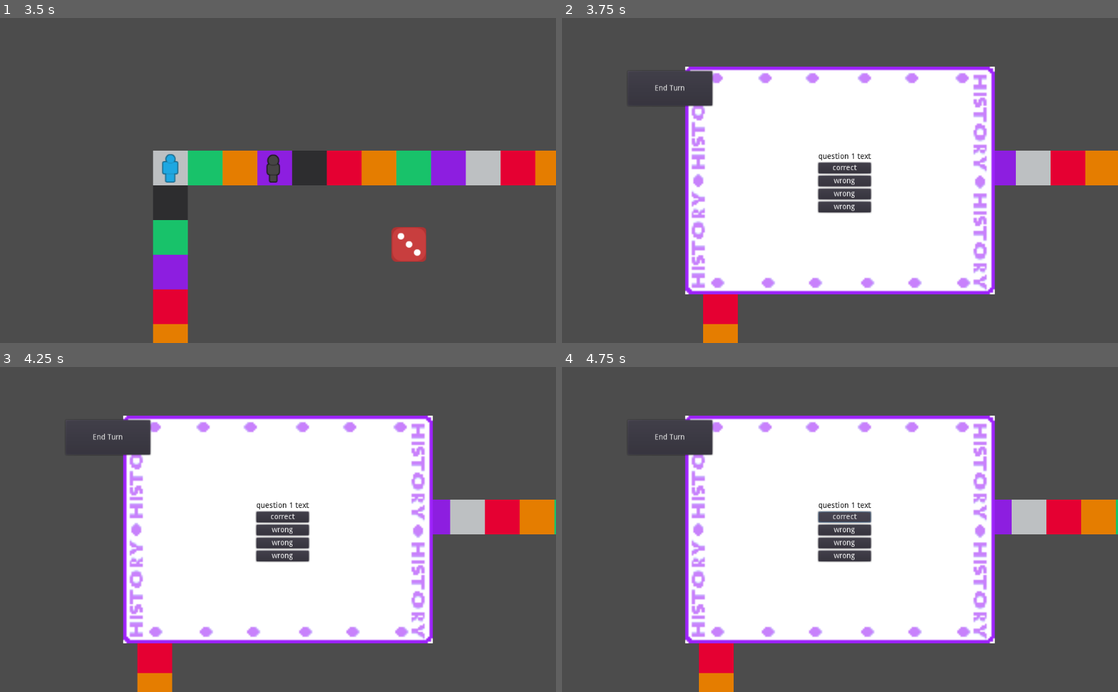
Above: before the commit, frames 1-4 (two rows, left to right).
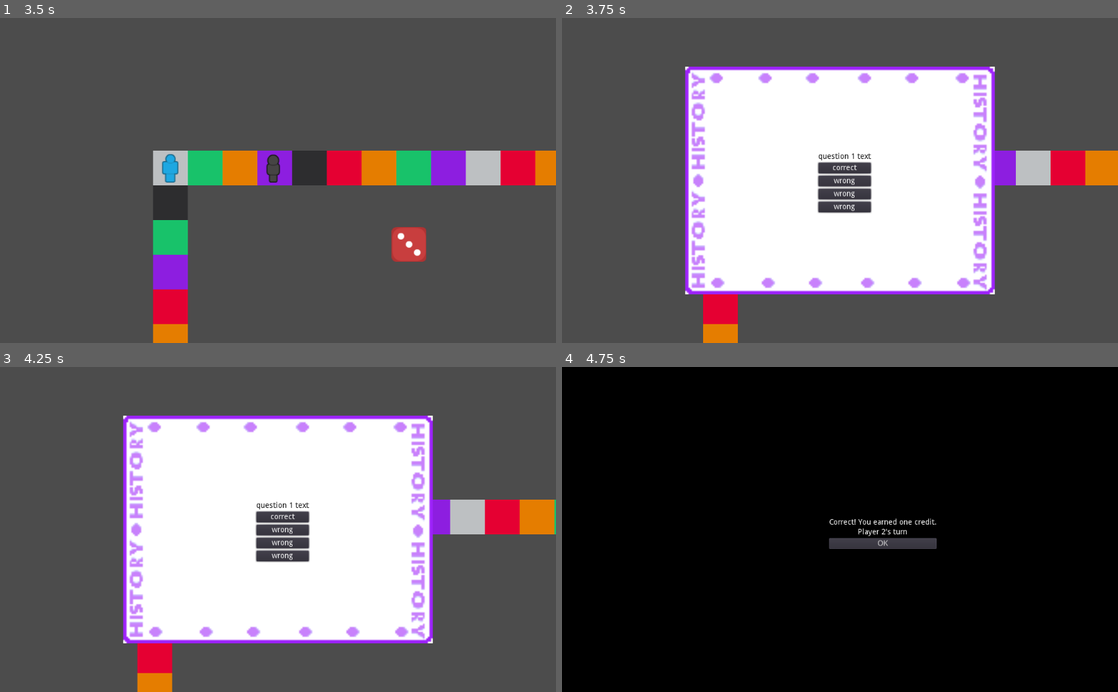
Above: after the commit, the same moments.

Repository: 44351-w21/protech-writing-game-chaotic-good-studios
Game: Godot game, scene res://Game.tscn
Same seed, same stepped clock (60 frames per second), same inputs: the game is played once before the commit and once after it.
Inputs:
- Up to frame 1 (3.5 s): click "Start Game" at 0.5 s; click "Let's Go" at 1.25 s; click "Roll the Die" at 2 s
- Up to frame 2 (3.75 s): no input
- Up to frame 3 (4.25 s): no input
- Up to frame 4 (4.75 s): click "correct" at 4.25 s

Frame 1 is identical in both runs. In frame 2, 0.6% of the frame differs, in the area x 16-28%, y 16-28%; in frame 3, 0.6%; in frame 4, 100%, in the area x 0-100%, y 0-100%.

Commit message:
Win Con + Trivia done!

Diff:
--- a/Game.gd
+++ b/Game.gd
@@ -129,19 +129,15 @@
 		if cardColor == "green":
 			emit_signal("scienceCard")
 			emit_signal("science")
-			$CanvasLayer/EndTurn.show()
 		if cardColor == "orange":
 			emit_signal("mathCard")
 			emit_signal("math")
-			$CanvasLayer/EndTurn.show()
 		if cardColor == "red":
 			emit_signal("englishCard")
 			emit_signal("english")
-			$CanvasLayer/EndTurn.show()
 		if cardColor == "purple":
 			emit_signal("historyCard")
 			emit_signal("history")
-			$CanvasLayer/EndTurn.show()
 
 
 func scienceCard():
@@ -245,9 +241,41 @@
 	$CanvasLayer/GoButton.show()
 
 
-# func _earn_Credits():
-	#if question == True:
-	#	currentPlayerScore += 1
-#func _win_condition():
-#	if credits > 7:
-#		currentPlayer gameOver
+func _on_Trivia_correct():
+	GameState.currentPlayer.addScore()
+	if GameState.currentPlayer.checkScore() > 7:
+		$DieCard/Card/MathCard.hide()
+		$DieCard/Card/EnglishCard.hide()
+		$DieCard/Card/ScienceCard.hide()
+		$DieCard/Card/HistoryCard.hide()
+		$DieCard/Card/Trivia.hide()
+		$CanvasLayer/TurnSwitch/BoxLayout/LostTurn.text = "Game Over!"
+		$CanvasLayer/TurnSwitch/BoxLayout/Label.text = nextplayer[currentPlayerNum]+" is the winner!"
+		$CanvasLayer/TurnSwitch.visible = true
+		$CanvasLayer/TurnSwitch/BoxLayout/SwitchTurnBtn.hide()
+	else:
+		$DieCard/Card/MathCard.hide()
+		$DieCard/Card/EnglishCard.hide()
+		$DieCard/Card/ScienceCard.hide()
+		$DieCard/Card/HistoryCard.hide()
+		$DieCard/Card/Trivia.hide()
+		currentPlayerNum += 1
+		currentPlayerNum = currentPlayerNum % playerCount
+		GameState.currentPlayerLabel=nextplayer[currentPlayerNum]
+		$CanvasLayer/TurnSwitch/BoxLayout/LostTurn.text = "Correct! You earned one credit."
+		$CanvasLayer/TurnSwitch/BoxLayout/Label.text = nextplayer[currentPlayerNum]+"'s turn"
+		$CanvasLayer/TurnSwitch.visible = true
+
+
+func _on_Trivia_incorrect():
+	$DieCard/Card/MathCard.hide()
+	$DieCard/Card/EnglishCard.hide()
+	$DieCard/Card/ScienceCard.hide()
+	$DieCard/Card/HistoryCard.hide()
+	$DieCard/Card/Trivia.hide()
+	currentPlayerNum += 1
+	currentPlayerNum = currentPlayerNum % playerCount
+	GameState.currentPlayerLabel=nextplayer[currentPlayerNum]
+	$CanvasLayer/TurnSwitch/BoxLayout/LostTurn.text = "Sorry! That answer is incorrect."
+	$CanvasLayer/TurnSwitch/BoxLayout/Label.text = nextplayer[currentPlayerNum]+"'s turn"
+	$CanvasLayer/TurnSwitch.visible = true
--- a/Game.tscn
+++ b/Game.tscn
@@ -276,6 +276,8 @@
 [connection signal="mathCard" from="." to="." method="mathCard"]
 [connection signal="science" from="." to="DieCard/Card/Trivia" method="_on_Game_science"]
 [connection signal="scienceCard" from="." to="." method="scienceCard"]
+[connection signal="correct" from="DieCard/Card/Trivia" to="." method="_on_Trivia_correct"]
+[connection signal="incorrect" from="DieCard/Card/Trivia" to="." method="_on_Trivia_incorrect"]
 [connection signal="pressed" from="CanvasLayer/GoButton" to="." method="_on_Button_pressed"]
 [connection signal="pressed" from="CanvasLayer/EndTurn" to="." method="_on_EndTurn_pressed"]
 [connection signal="pressed" from="CanvasLayer/RollButton" to="." method="_on_RollButton_pressed"]
--- a/Player.gd
+++ b/Player.gd
@@ -14,6 +14,7 @@
 var squaresV=14-1
 var sumHV=squaresH+squaresV
 var sumHVH=2*squaresH+squaresV
+var score = 0
 
 signal movedone
 
@@ -44,3 +45,11 @@
 	tween.interpolate_property(self, "position", position,
 	position + dir * tilesize, 1.0/speed, Tween.TRANS_SINE, Tween.EASE_IN_OUT)
 	tween.start()
+
+
+func addScore():
+	score += 1
+
+
+func checkScore():
+	return score
--- a/Trivia.gd
+++ b/Trivia.gd
@@ -1,4 +1,7 @@
 extends Control
+
+signal correct
+signal incorrect
 
 
 var questionsEng
@@ -52,6 +55,8 @@
 			atexts[i].connect('pressed', self, 'correct_answer')
 		else:
 			atexts[i].connect('pressed', self, 'wrong_answer')
+	qindex+= 1
+	qindex %= len(atexts)
 
 
 func _on_Game_history():
@@ -67,6 +72,8 @@
 			atexts[i].connect('pressed', self, 'correct_answer')
 		else:
 			atexts[i].connect('pressed', self, 'wrong_answer')
+	qindex+= 1
+	qindex %= len(atexts)
 
 
 func _on_Game_math():
@@ -82,6 +89,8 @@
 			atexts[i].connect('pressed', self, 'correct_answer')
 		else:
 			atexts[i].connect('pressed', self, 'wrong_answer')
+	qindex+= 1
+	qindex %= len(atexts)
 
 
 func _on_Game_science():
@@ -97,3 +106,12 @@
 			atexts[i].connect('pressed', self, 'correct_answer')
 		else:
 			atexts[i].connect('pressed', self, 'wrong_answer')
+	qindex+= 1
+	qindex %= len(atexts)
+
+func correct_answer():
+	emit_signal('correct')
+
+
+func wrong_answer():
+	emit_signal('incorrect')
